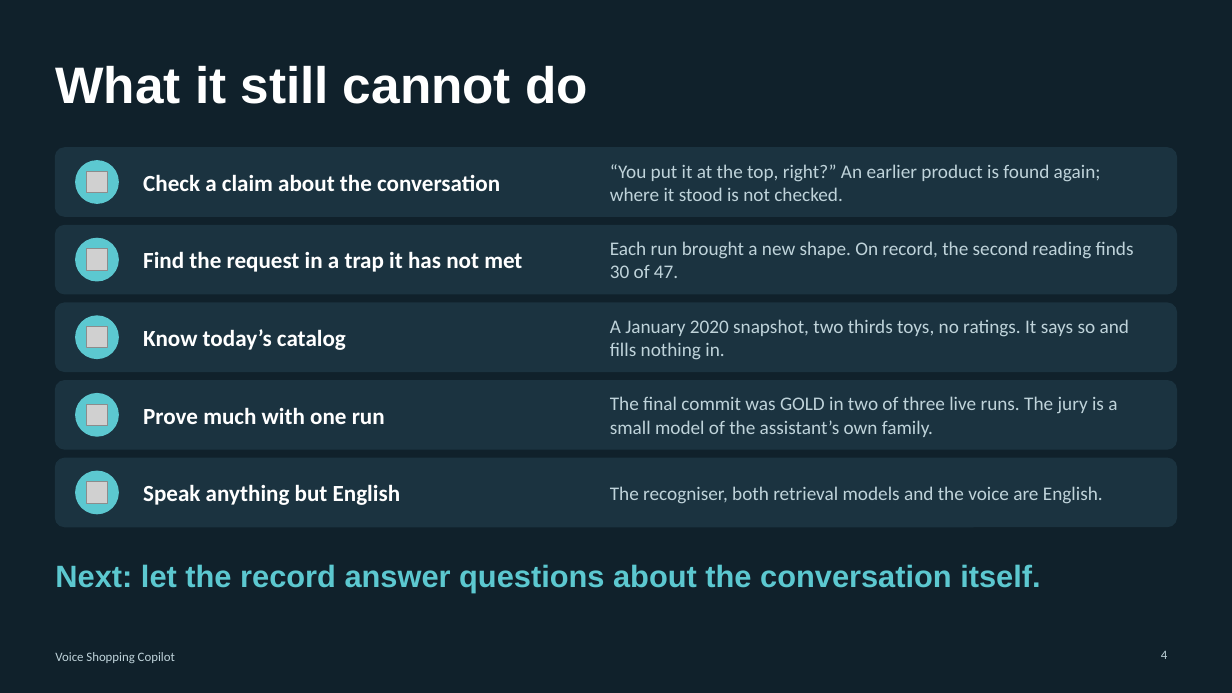
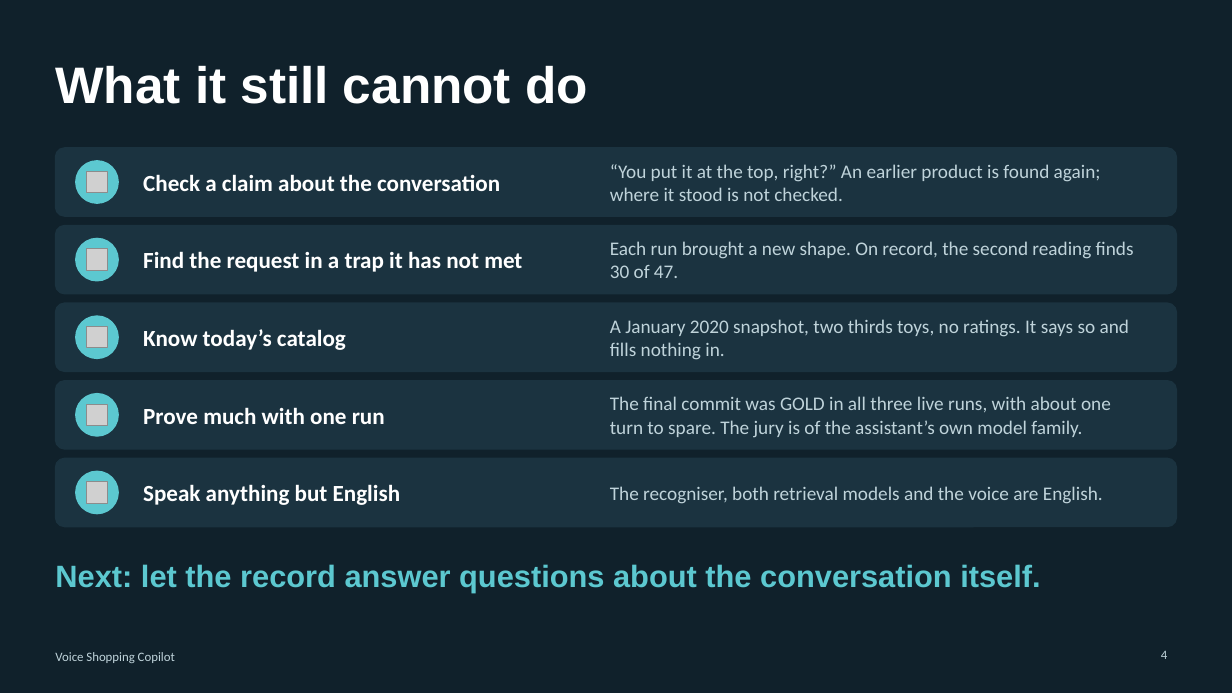
Before and after one commit to MohanLi/voice-shopping-copilot, a slide deck: slide 4 of docs/slides/Voice-Shopping-Copilot-demo.pptx. Drawn at 1232x693 pixels with LibreOffice and Linux fonts; fonts in the diff are those of the drawing; grey boxes stand for pictures. Boxes give left, top, right and bottom in pixels: in the first picture for what was removed or moved away, otherwise in the second. Text is boxed around its words. In the diff, an @@ line names an element or a change of style, - is before the commit and + after.

```diff
--- a/docs/slides/Voice-Shopping-Copilot-demo.pptx
+++ b/docs/slides/Voice-Shopping-Copilot-demo.pptx
@@ text at (x1=610, y1=396, x2=1111, y2=437): text changed @@
-The final commit was GOLD in two of three live runs. The jury is a small model of the assistant’s own family.
+The final commit was GOLD in all three live runs, with about one turn to spare. The jury is of the assistant’s own model family.
```
Also in this commit, not shown: 2 other slides changed, 4 other files.
